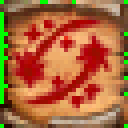
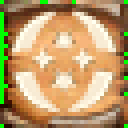
Comparing the layer stacks of the two (128, 128) images. Changes:
renamed "nazzers - Copy.png" to "nazzers32.png", painted on it over (x1=8, y1=8, x2=120, y2=116)
